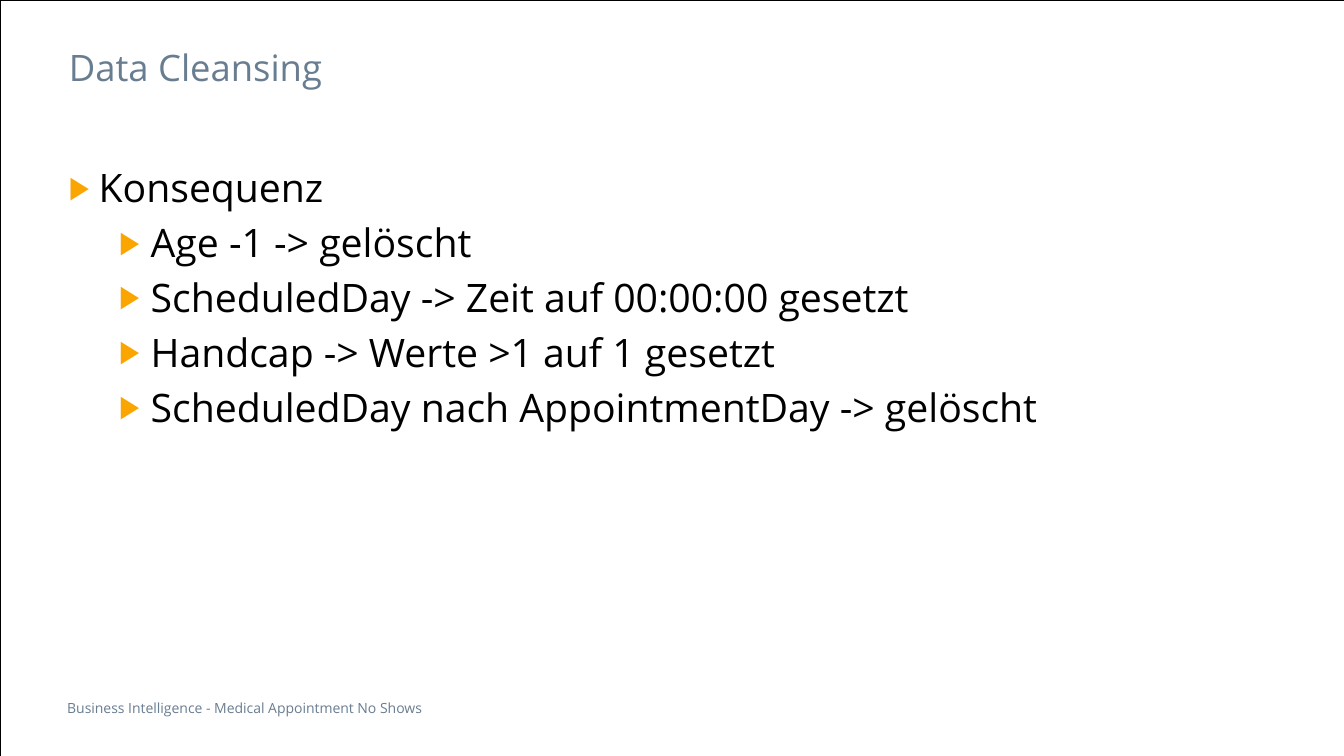
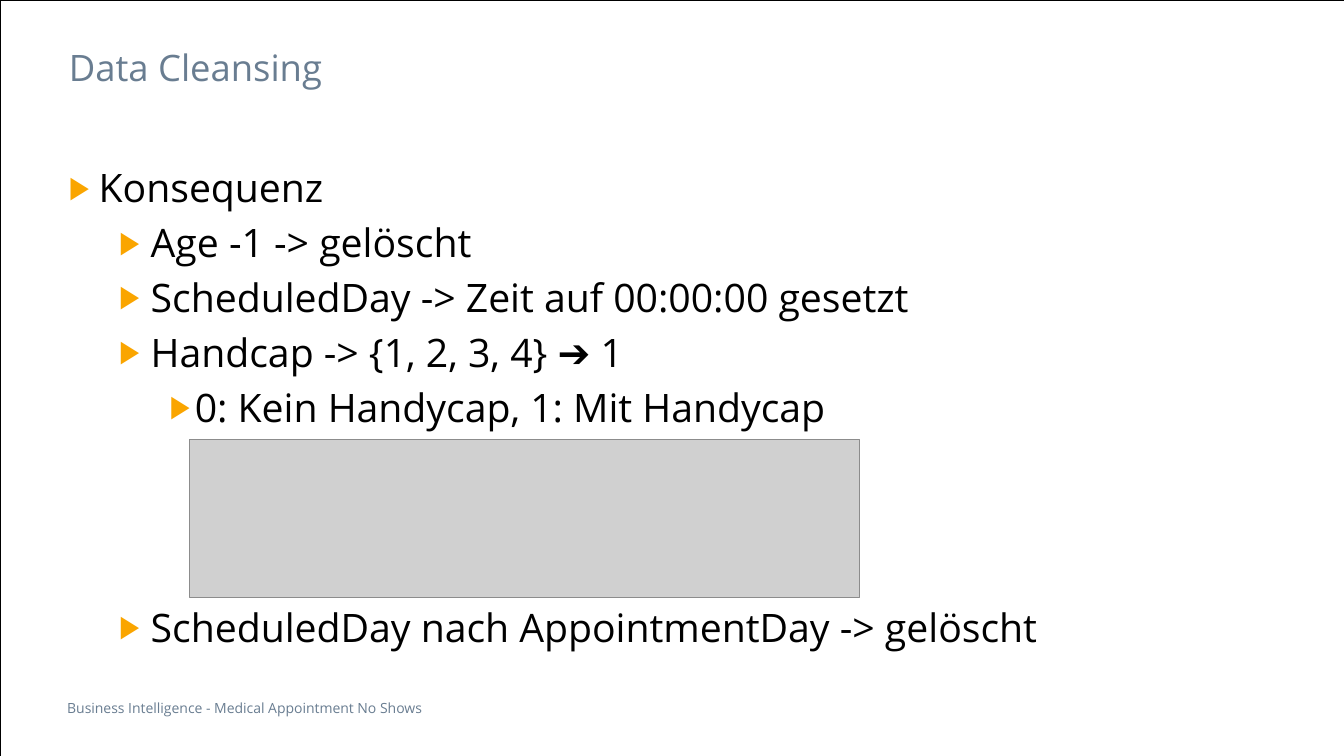
Before and after one commit to soldiervinz/BI_AppointmentShowUp, a slide deck: slide 14 of Medical Appointment No Shows.pptx. Drawn at 1344x756 pixels with LibreOffice and Linux fonts; fonts in the diff are those of the drawing; grey boxes stand for pictures. Boxes give left, top, right and bottom in pixels: in the first picture for what was removed or moved away, otherwise in the second. Text is boxed around its words. In the diff, an @@ line names an element or a change of style, - is before the commit and + after.

Commit message:
update

```diff
--- a/Medical Appointment No Shows.pptx
+++ b/Medical Appointment No Shows.pptx
@@ text at bbox=[151, 337, 825, 432]: text changed @@
-  ▶ Handcap -> Werte >1 auf 1 gesetzt
+  ▶ Handcap -> {1, 2, 3, 4} ➔ 1
+    ▶ 0: Kein Handycap, 1: Mit Handycap
@@ picture added at bbox=[190, 440, 860, 598] @@
```
Also in this commit, not shown: 1 other slide changed.
